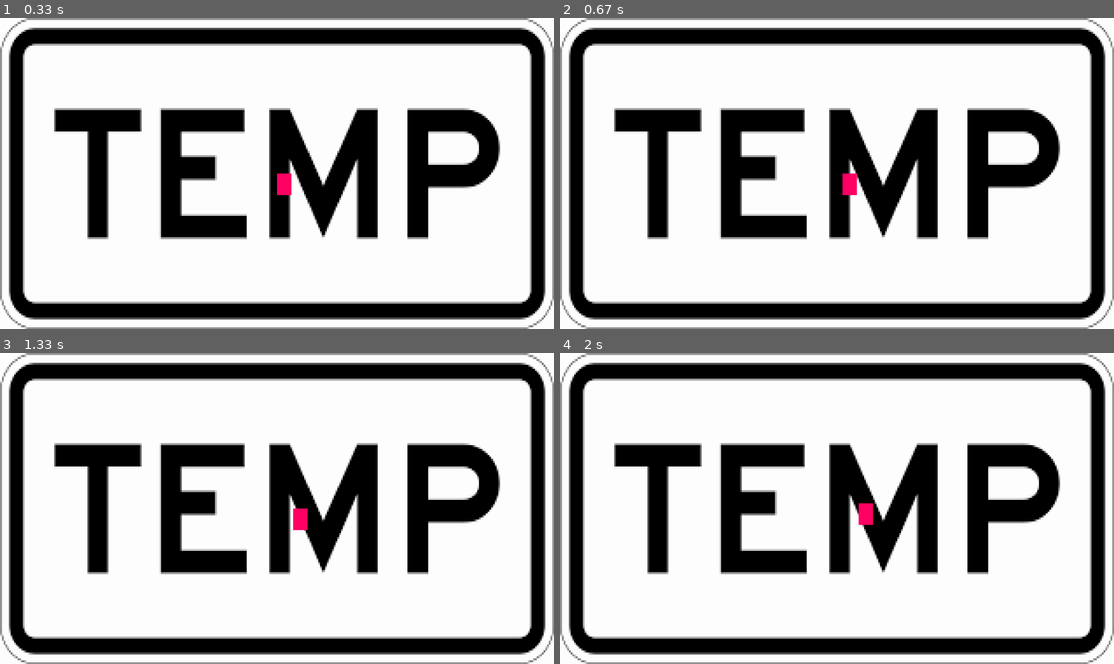
Above: before the commit, frames 1-4 (two rows, left to right).
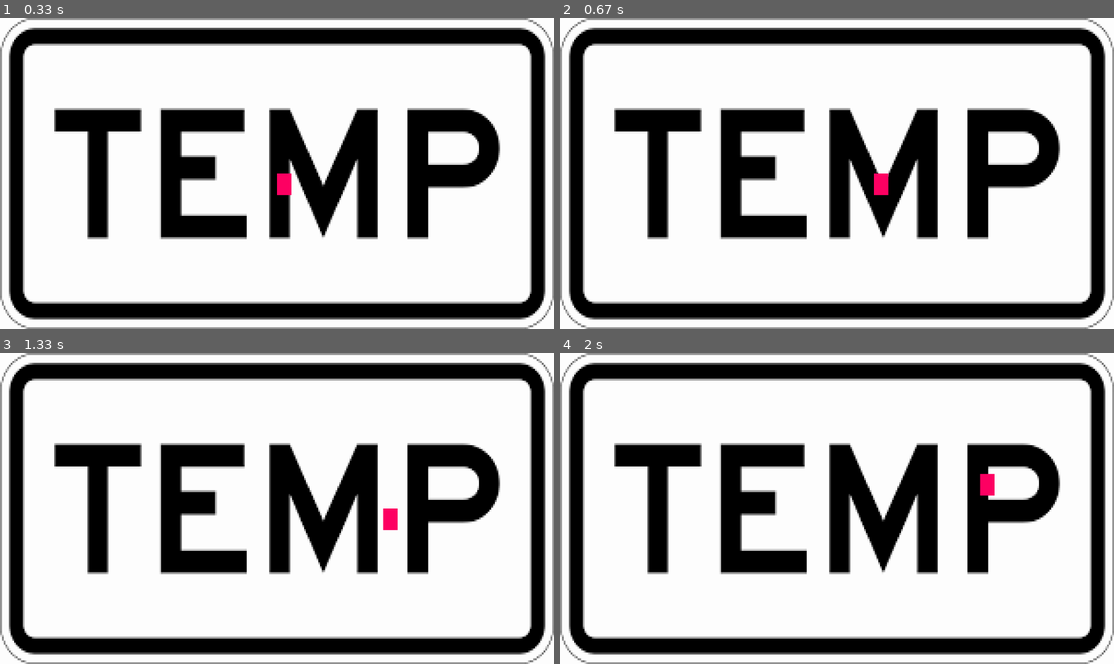
Above: after the commit, the same moments.

Repository: Minkema/PO5_informatica_pygame
Game: pygame game, started from first game/pygame first.py
Two runs of this game, one before a commit and one after it. Both use one fixed random seed, a clock stepped at 60 frames per second and the inputs below.
Inputs:
- Up to frame 1 (0.33 s): no input
- Up to frame 2 (0.67 s): hold F11 from 0.33 s (still down); hold D from 0.33 s (still down)
- Up to frame 3 (1.33 s): release F11 at 0.8 s; release D at 0.8 s; hold D 0.83-1.3 s
- Up to frame 4 (2 s): hold W 1.33-1.63 s; hold D from 1.67 s (still down)

Frame 1 is identical in both runs. In frame 2, 0.4% of the frame differs, in the area x 51-60%, y 50-58%; in frame 3, 0.4%; in frame 4, 0.4%, in the area x 53-79%, y 38-56%.

Commit message:
Update pygame first.py

Diff:
--- a/first game/pygame first.py
+++ b/first game/pygame first.py
@@ -1,6 +1,7 @@
 import pygame
 
 pygame.init()
+pygame.mixer.init()
 
 #variable definitions
 resolution = [1920,1080] #resolution is done with a list so you can change it easier using code. This can be helpfull for resolution settings.
@@ -10,14 +11,24 @@
 playerHeight = 75
 playerWidht = 50
 player = pygame.Rect((playerX,playerY,playerWidht,playerHeight))
+music_volume = 0.5 #defines the volume of the music
+music_active = False
+clock = pygame.time.Clock() #initializes the clock
+fps = 120 #defines the amount of frames per second
+movementspeed = 4
+
+#loads the music file for the start screen
+pygame.mixer.music.load('Audio\Startscreen\startscreen.mp3')
 
 #tries to load the image
 try:
     original_background = pygame.image.load('Textures/StartScreen/Temp.png')
     background = pygame.transform.scale(original_background, resolution)
+    location = "startscreen"
 #if loading fails it will print that in the console
 except pygame.error as e:
     print("Afbeelding kon niet worden geladen:", e)
+
 
 run = True
 while run:
@@ -29,23 +40,42 @@
 
     #moves the character with wasd and makes sure the character doesn't go out of the screen regardless of the resolution
     key = pygame.key.get_pressed()
+
     if (key[pygame.K_a] == True) and (playerX > 0):
-        player.move_ip(-1,0)
+        player.move_ip(-movementspeed,0)
         playerX -= 1
     if (key[pygame.K_w] == True) and (playerY < resolution[1]):
-        player.move_ip(0,-1)
+        player.move_ip(0,-movementspeed)
         playerY += 1
     if (key[pygame.K_s] == True) and (playerY > 0+playerHeight):
-        player.move_ip(0,1)
+        player.move_ip(0,movementspeed)
         playerY -= 1
     if (key[pygame.K_d] == True) and (playerX < (resolution[0]-playerWidht)):
-        player.move_ip(1,0)
+        player.move_ip(movementspeed,0)
         playerX += 1
+
+
+
+    #updates the screen so you can see changes
+    pygame.display.update()
+
+    if (location == "startscreen") and (music_active == False):
+        pygame.mixer.music.play()
+        print("music started")
+        music_active = True
+    if (pygame.mixer.music.get_busy()) and (location == "startscreen"):
+        pygame.time.Clock().tick(100)
+    else:
+        pygame.mixer.music.stop()
+        music_active = False
+
+    clock.tick(fps)
 
     #this makes sure that when you click the X your game closes
     for event in pygame.event.get():
         if event.type == pygame.QUIT:
             run = False
-    pygame.display.update()
-
+        elif event.type == pygame.KEYDOWN:
+            if event.key == pygame.K_F11:
+                pygame.display.toggle_fullscreen()
 pygame.quit()
